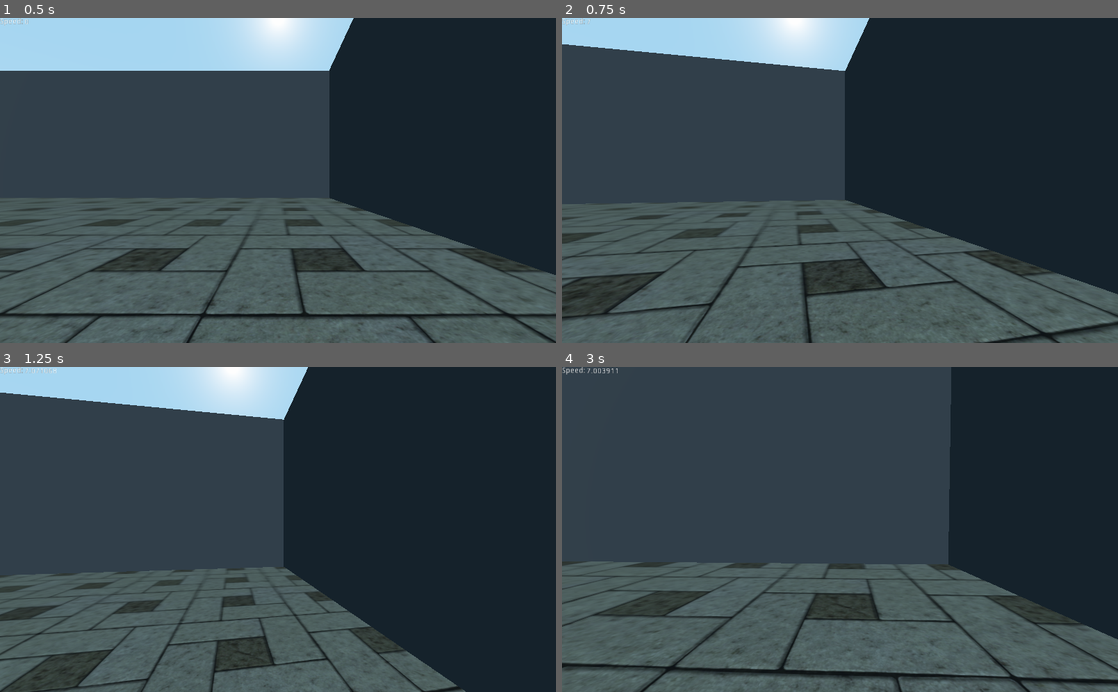
Above: before the commit, frames 1-4 (two rows, left to right).
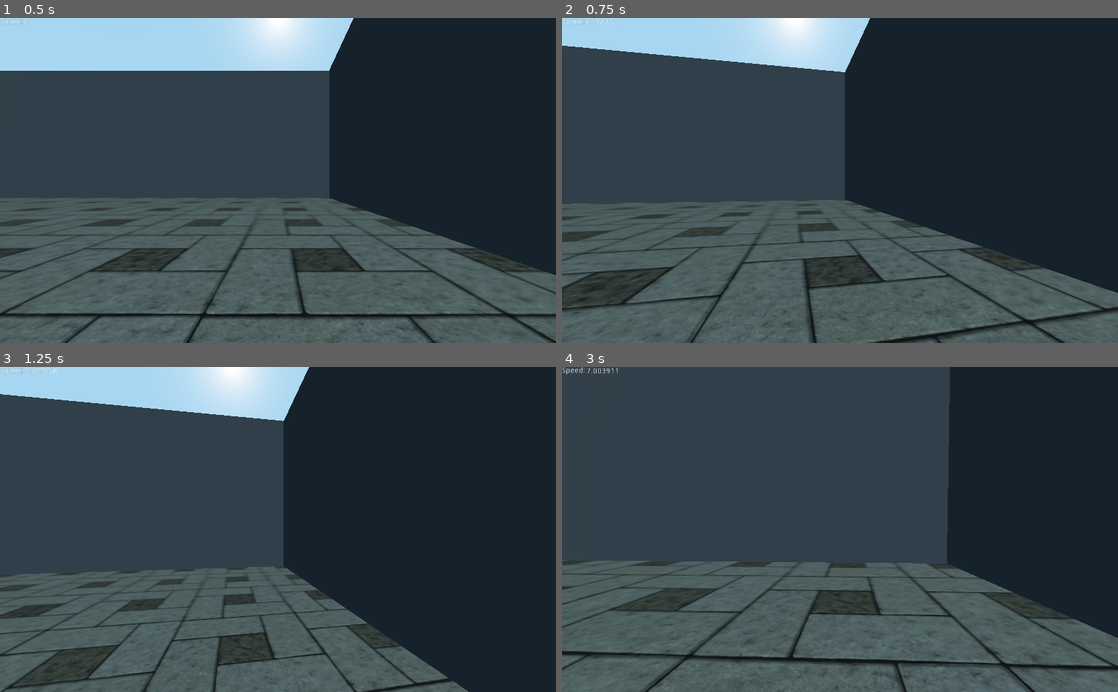
Above: after the commit, the same moments.

Repository: rhulha/quake3-movement-godot
Game: Godot game, scene res://Scene/World.tscn
The game is run twice, just before and just after one commit, with the same random seed, the same clock (stepped at 60 frames per second) and the same inputs.
Inputs (mouse positions are in pixels of both pictures, inside the frame that each line leads up to):
- Up to frame 1 (0.5 s): no input
- Up to frame 2 (0.75 s): tap Enter at 0.5 s; move the mouse to (867, 180) at 0.52 s; hold Up (ui_up) from 0.53 s (still down)
- Up to frame 3 (1.25 s): keep holding Up (ui_up); tap Space (jump) at 0.77 s
- Up to frame 4 (3 s): keep holding Up (ui_up); move the mouse to (812, 529) at 1.27 s; tap Space (jump) at 1.52 s; move the mouse to (851, 523) at 2.02 s; move the mouse to (834, 536) at 2.77 s

Frame 1 is identical in both runs. In frame 2, 5.6% of the frame differs, in the area x 0-100%, y 0-100%; in frame 3, 3.8%; in frame 4, 7.2%.

Commit message:
Made it more like vanilla Quake 3.

Diff:
--- a/QuakeMovement/Character/Quake3-movement-3.gd
+++ b/QuakeMovement/Character/Quake3-movement-3.gd
@@ -15,8 +15,6 @@
 export var airAcceleration        : float = 2.0   # Air accel
 export var airDeacceleration      : float = 2.0   # Deacceleration experienced when opposite strafing
 export var airControl             : float = 0.3   # How precise air control is
-export var sideStrafeAcceleration : float = 50    # How fast acceleration occurs to get up to sideStrafeSpeed when side strafing
-export var sideStrafeSpeed        : float = 1     # What the max speed to generate when side strafing
 export var jumpSpeed              : float = 8.0   # The speed at which the characters up axis gains when hitting jump
 export var holdJumpToBhop         : bool = true  # When enabled allows player to just hold jump button to keep on bhopping perfectly
 var playerFriction         : float = 0.0
@@ -60,7 +58,7 @@
 	else:
 		AirMove()
 
-	#This will move teh player
+	#This will move the player
 	move_and_slide(playerVelocity, Vector3.UP)
 
 	#Show the players current speed
@@ -86,7 +84,7 @@
 func AirMove():
 	#Allows for movement to slightly increase as you move through the air
 	var wishdir : Vector3
-	var wishvel : float = airAcceleration
+	#var wishvel : float = airAcceleration
 	var accel : float
 
 	set_cmd()
@@ -105,12 +103,7 @@
 	else:
 		accel = airAcceleration
 
-	if Cmd.forwardmove.length() == 0 && Cmd.rightmove.length() != 0:
-		if wishspeed > sideStrafeSpeed:
-			wishspeed = sideStrafeSpeed
-		accel = sideStrafeAcceleration
-
-	accelerate(wishdir, wishspeed, runAcceleration);
+	accelerate(wishdir, wishspeed, airAcceleration); # accel
 
 	playerVelocity.y -= gravity * deltaTime
 
